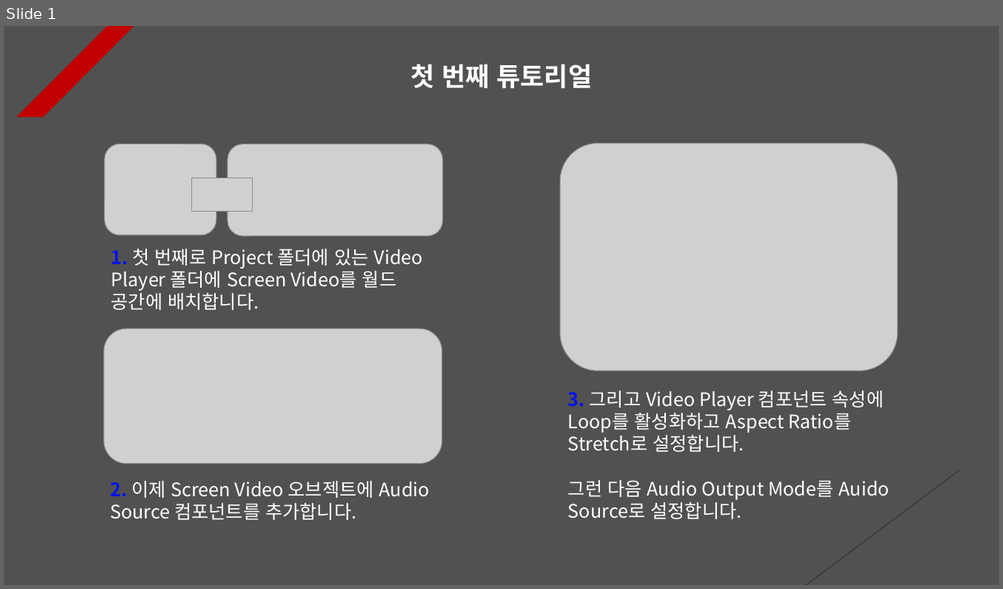
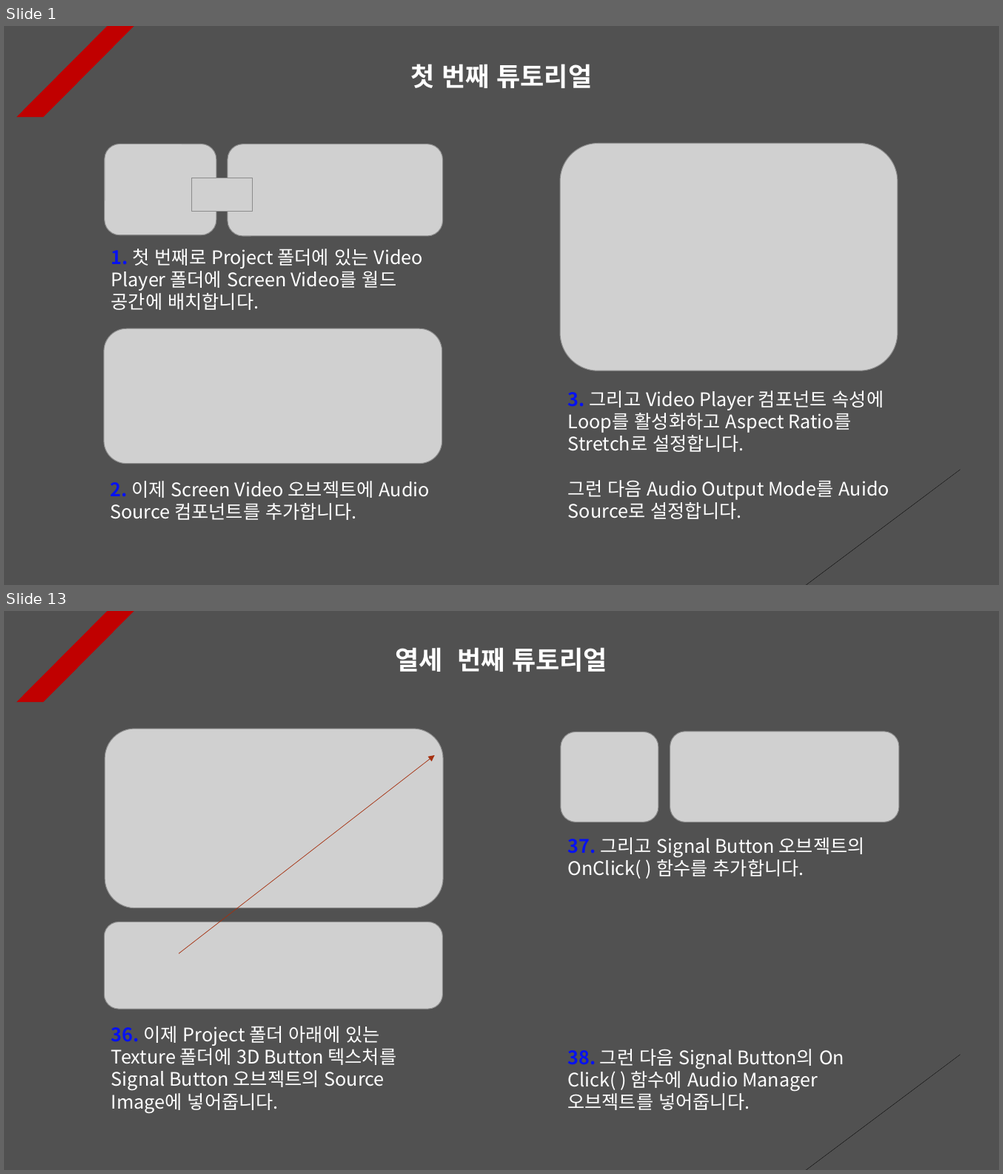
Before and after one commit to Unity2033/3D-UnityEngine, a slide deck: Assets/Sound/PPT Data/Sound Example.pptx. Shown one above the other, each under a label of ours: slide 1 before the commit, slides 1 and 13 after it; the slides between them are not shown. The pictures are 1003x589 and 1003x1174 pixels, drawn with LibreOffice and Linux fonts; fonts in the diff are those of the drawing; grey boxes stand for pictures. Boxes give left, top, right and bottom in pixels: in the first picture for what was removed or moved away, otherwise in the second. Text is boxed around its words. In the diff, an @@ line names an element or a change of style, - is before the commit and + after.

```diff
--- a/Assets/Sound/PPT Data/Sound Example.pptx
+++ b/Assets/Sound/PPT Data/Sound Example.pptx
@@ slide 13 added at [4,611,999,1170], background #515151; not listed: 2 template elements that a slide beside it also shows @@
@@ text added at [395,647,607,672], 25 pt, text #FFFFFF, bold @@
+열세 번째 튜토리얼
@@ picture added at [105,729,443,908] @@
@@ picture added at [560,732,658,822] @@
@@ picture added at [670,732,899,823] @@
@@ arrow added from (179, 954) to (435, 755), #A5300F 0.5 pt dashed @@
@@ text added at [568,837,865,879], 18 pt, text #FFFFFF @@
+37. 그리고 Signal Button 오브젝트의 OnClick( ) 함수를 추가합니다.
@@ picture added at [104,922,443,1009] @@
@@ text added at [111,1026,396,1113], 18 pt, text #FFFFFF @@
+36. 이제 Project 폴더 아래에 있는 Texture 폴더에 3D Button 텍스처를 Signal Button 오브젝트의 Source Image에 넣어줍니다.
@@ text added at [567,1049,844,1111], 18 pt, text #FFFFFF @@
+38. 그런 다음 Signal Button의 On Click( ) 함수에 Audio Manager 오브젝트를 넣어줍니다.
```
Also in this commit, not shown: 8 slides changed, 4 other slides added, 2 slides removed, 29 other files.
